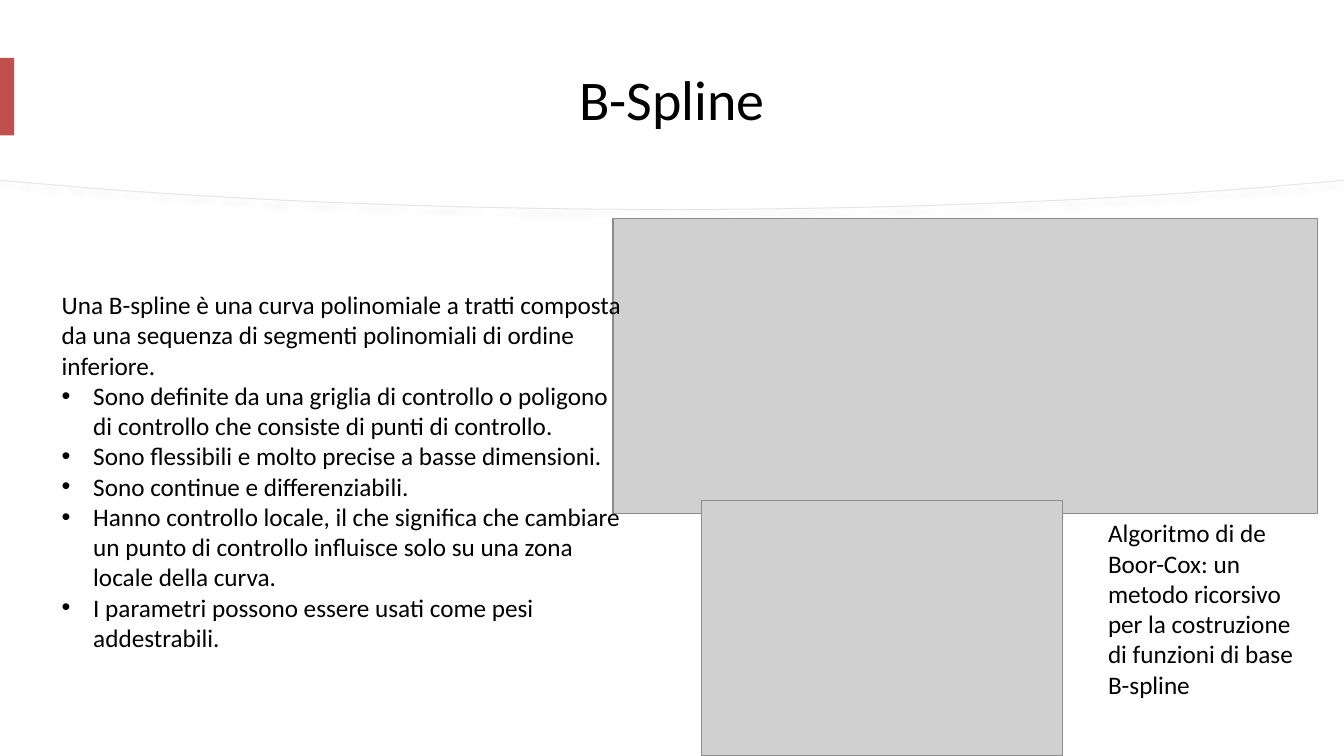
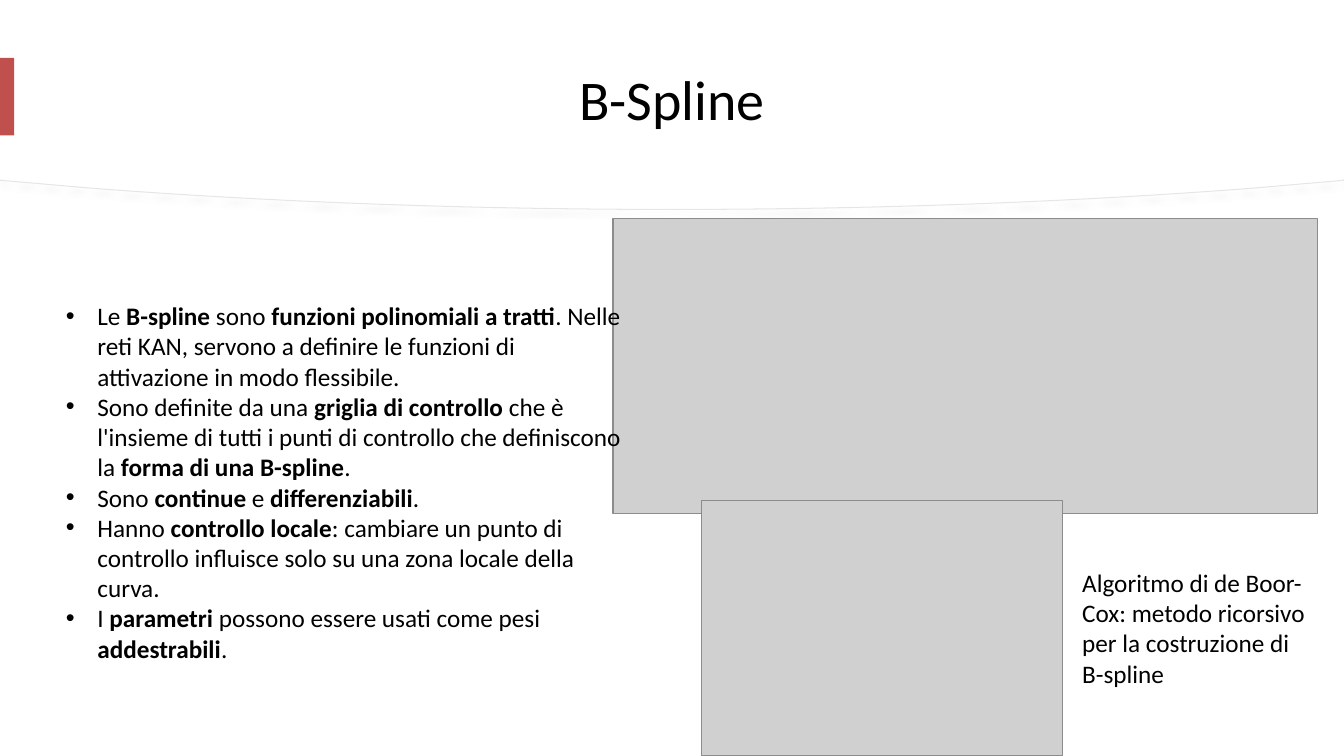
Before and after one commit to mtomas03/Thesis_Paper, a slide deck: slide 8 of Presentation.pptx. Drawn at 1344x756 pixels with LibreOffice and Linux fonts; fonts in the diff are those of the drawing; grey boxes stand for pictures. Boxes give left, top, right and bottom in pixels: in the first picture for what was removed or moved away, otherwise in the second. Text is boxed around its words. In the diff, an @@ line names an element or a change of style, - is before the commit and + after.

```diff
--- a/Presentation.pptx
+++ b/Presentation.pptx
@@ text "Le B-spline sono funzioni polinomiali ...": place and size @@
-text "Le B-spline sono funzioni polinomiali ..." at (62, 294, 620, 648)
+text "Le B-spline sono funzioni polinomiali ..." at (97, 305, 620, 659)
@@ text "Le B-spline sono funzioni polinomiali ..." at (97, 305, 620, 659): vertical alignment top to middle @@
@@ text at (97, 305, 620, 480): text changed @@
-Una B-spline è una curva polinomiale a tratti composta da una sequenza di segmenti polinomiali di ordine inferiore.
-• Sono definite da una griglia di controllo o poligono di controllo che consiste di punti di controllo.
-• Sono flessibili e molto precise a basse dimensioni.
+• Le B-spline sono funzioni polinomiali a tratti. Nelle reti KAN, servono a definire le funzioni di attivazione in modo flessibile.
+• Sono definite da una griglia di controllo che è l'insieme di tutti i punti di controllo che definiscono la forma di una B-spline.
@@ text at (97, 489, 540, 659): bold on in "continue differenziabili.", "parametri addestrabili." @@
@@ text at (97, 519, 574, 598): text changed @@
-• Hanno controllo locale, il che significa che cambiare un punto di controllo influisce solo su una zona locale della curva.
+• Hanno controllo locale: cambiare un punto di controllo influisce solo su una zona locale della curva.
@@ text at (1082, 574, 1305, 687): text changed @@
-Algoritmo di de Boor-Cox: un metodo ricorsivo per la costruzione di funzioni di base B-spline
+Algoritmo di de Boor-Cox: metodo ricorsivo per la costruzione di B-spline
```
Also in this commit, not shown: 15 other slides changed, 3 slides added, 1 slide removed.
